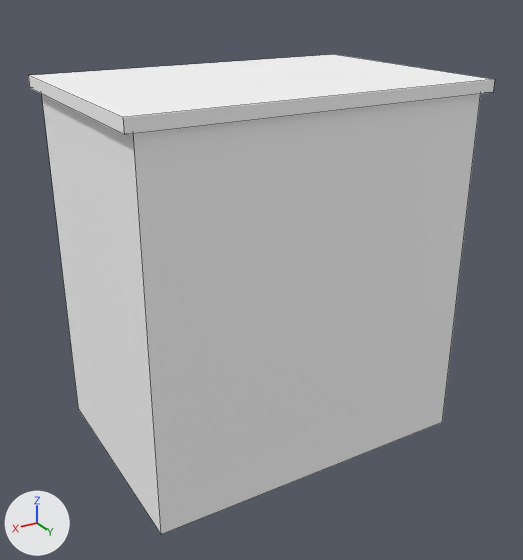
Before and after pictures for a commit that changed the FBX model cubeman-source-code/Assets/Models/Scenario/Level Prologue Cubecity/Buildings/Destroyed Building/model-destruction-scenario-static-level0-destroyed-building-2.fbx.
The view is the same before and after, from a camera (50 mm lens) standing at (36.4, 30.1, 38.3) and looking at (6.3, -20.1, 13.2). The lights are fixed; the arrows at lower left show +X, +Y and +Z. Mesh edges are drawn as thin lines.

Names of what the first picture shows: 'house'.
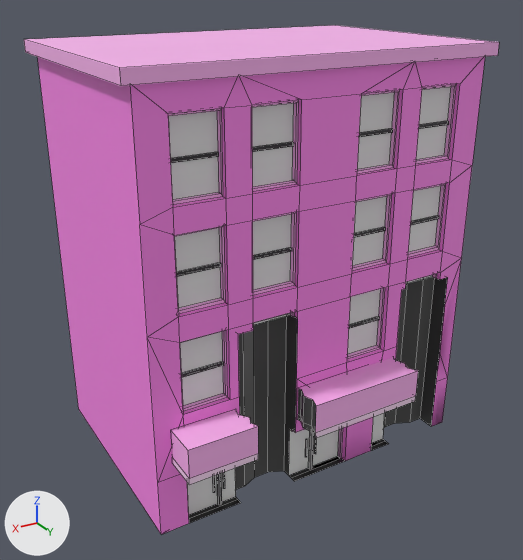
Edits to the scene script, one JSON object a line:
```json
{"op": "add", "block": "img_texture_scenario_static_level0_destroyed_building_2_static_tga", "code": ["img_texture_scenario_static_level0_destroyed_building_2_static_tga = load_image('texture-scenario-static-level0-destroyed-building-2-static.tga', 'Texture/Destroyed Building 2/texture-scenario-static-level0-destroyed-building-2-static.tga', 1024, 1024, 'sRGB')"]}
{"op": "add", "block": "mat_material_glass", "code": ["mat_material_glass = principled_material('material_glass')", "mat_material_glass.base_color = (0.8, 0.8, 0.8)  # white #e7e7e7"]}
{"op": "add", "block": "mat_material_brick", "code": ["mat_material_brick = principled_material('material_brick')", "mat_material_brick.texture = img_texture_scenario_static_level0_destroyed_building_2_static_tga"]}
{"op": "add", "block": "mat_material_metal", "code": ["mat_material_metal = principled_material('material_metal')", "mat_material_metal.texture = img_texture_scenario_static_level0_destroyed_building_2_static_tga"]}
{"block": "me_scene_007", "where": "# used by ob_house; location = (0.0, 0.0, 0.0)"}
{"op": "remove", "block": "me_scene_007", "code": "me_scene_007.from_pydata(...)  # 16 vertices, 14 faces; spans x -10.0..21.2, y -32.7..-11.3, z -2.2..30.2"}
{"op": "add", "block": "me_scene_007", "code": "me_scene_007.from_pydata(...)  # 488 vertices, 364 faces; spans x -10.0..21.2, y -32.7..-9.0, z -2.2..33.0"}
{"block": "me_scene_007", "change": "me_scene_007 part 1: 10 vertices moved from x -10.0..21.2, y -32.7..-11.3, z 29.2..30.2 to x -10.0..21.2, y -32.7..-11.3, z 32.0..33.0; 2 vertices removed from x -9.2..20.4, y -11.8, z 29.2; 474 vertices added at x -9.2..20.4, y -14.0..-9.0, z -2.2..32.0"}
{"block": "me_scene_007", "change": "me_scene_007 part 2: 7 faces spanning x -10.0..21.2, y -32.7..-11.3, z -2.2..33.0 switch from mat_material_scenario_static_road_leve0_complete_0 (white #ffffff) to mat_material_brick (picture img_texture_scenario_static_level0_destroyed_building_2_static_tga)"}
{"op": "add", "block": "me_scene_007", "code": "me_scene_007.materials.append(mat_material_metal)  # picture img_texture_scenario_static_level0_destroyed_building_2_static_tga"}
{"op": "add", "block": "me_scene_007", "code": "me_scene_007.materials.append(mat_material_glass)  # white #e7e7e7"}
```

Changed parts and their boxes (x1, y1, x2, y2) in the pictures (523 x 560 px):
```json
{"object": "house", "change": "reshaped", "before": [28, 54, 495, 534], "after": [24, 25, 499, 534], "on screen": "6% taller"}
{"part": 1, "of": "me_scene_007", "change": "built on", "before": [42, 94, 481, 534], "after": [37, 57, 485, 534]}
{"part": 2, "of": "me_scene_007", "change": "recoloured", "before": [28, 54, 495, 135], "after": [24, 25, 499, 86]}
```
